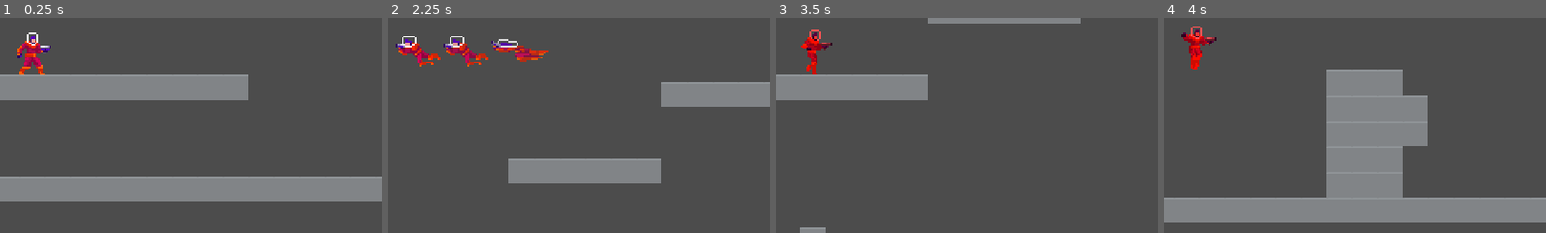
Above: before the commit, frames 1-4 (left to right).
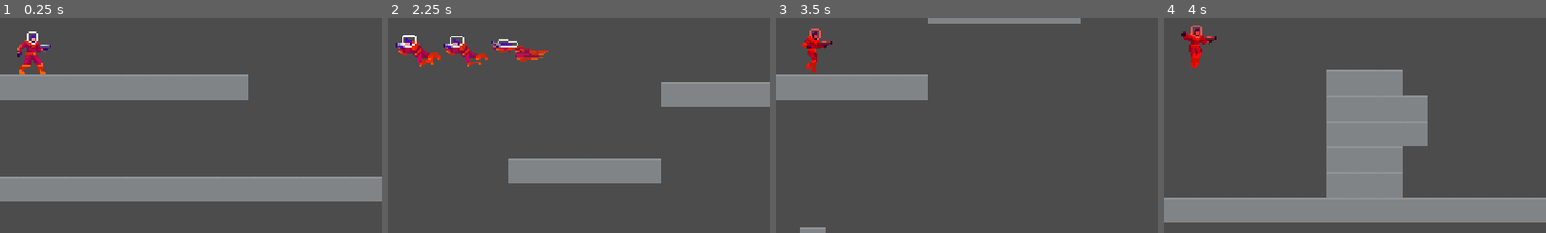
Above: after the commit, the same moments.

Repository: JuroUhlar/red_cascade
Game: Godot game, scene res://scenes/World.tscn
Same seed, same stepped clock (60 frames per second), same inputs: the game is played once before the commit and once after it.
Inputs:
- Up to frame 1 (0.25 s): no input
- Up to frame 2 (2.25 s): tap Enter at 0.5 s; hold D (move_right) 0.53-2.03 s; tap X (dash) at 0.6, 1.35, 2.1 s; tap Space (jump) at 0.77, 1.52 s; hold A (move_left) from 2.03 s (still down)
- Up to frame 3 (3.5 s): release A (move_left) at 2.78 s; hold D (move_right) from 2.78 s (still down); tap X (dash) at 2.85 s; tap Space (jump) at 3.02 s
- Up to frame 4 (4 s): keep holding D (move_right); tap X (dash) at 3.6 s; tap Space (jump) at 3.77 s
The pictures show only the part of the screen within x 45-95%, y 42-92%; the shares and areas given below are measured in that part.

The runs differ from the first frame. In frame 1, 0.6% of the frame differs, in the area x 4-14%, y 6-27%; in frame 2, 0.1%; in frame 3, 0.4%; in frame 4, 0.4%.

Commit message:
Update Player.tscn

Diff:
--- a/scenes/Player.tscn
+++ b/scenes/Player.tscn
@@ -118,8 +118,9 @@
 normal_map = SubResource( 7 )
 
 [node name="Sprite" type="AnimatedSprite" parent="."]
+position = Vector2( 0, -1 )
 frames = SubResource( 8 )
-animation = "fall"
+animation = "idle"
 
 [node name="ghost_timer" type="Timer" parent="."]
 wait_time = 0.05
